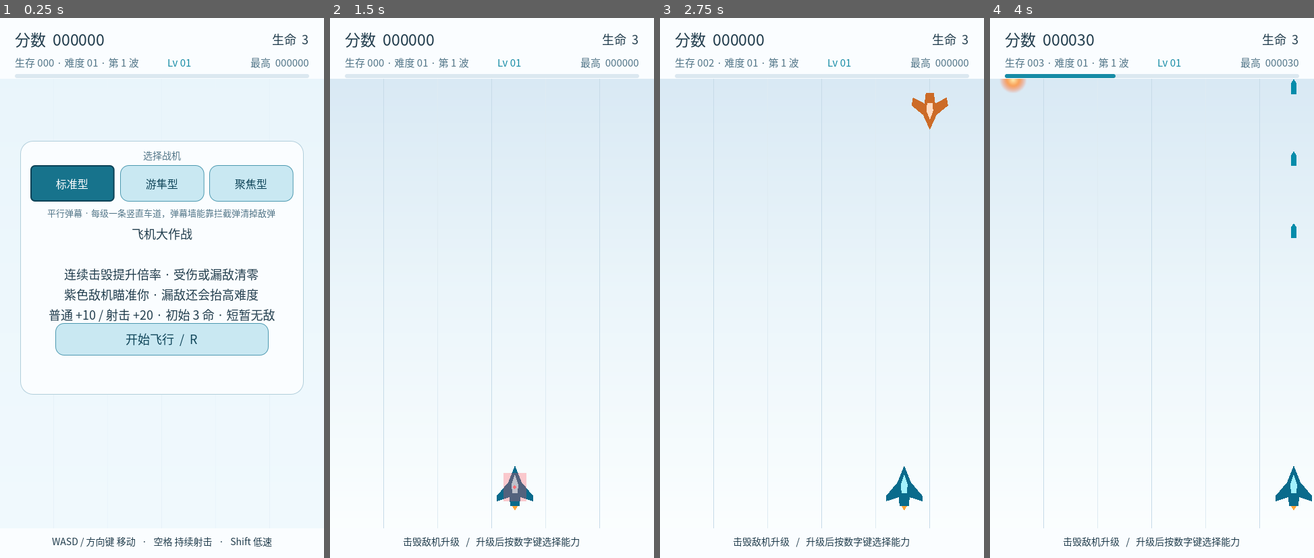
Above: before the commit, frames 1-4 (left to right).
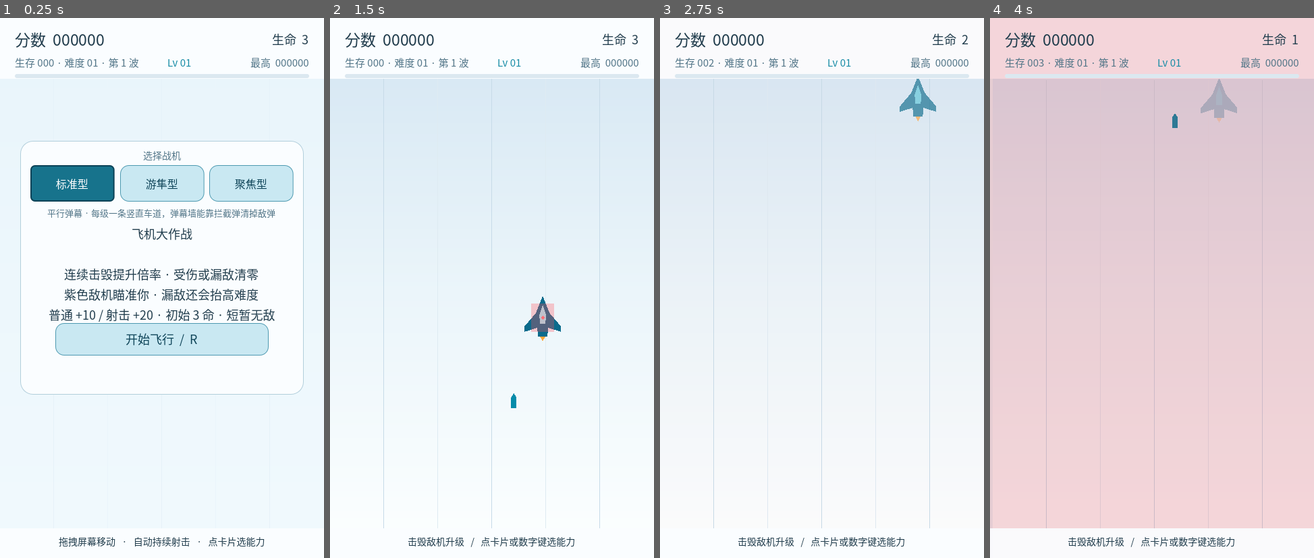
Above: after the commit, the same moments.

Repository: ixx-long/PlaneBattle
Game: Godot game, scene res://scenes/Main.tscn
Same seed, same stepped clock (60 frames per second), same inputs: the game is played once before the commit and once after it.
Inputs (mouse positions are in pixels of both pictures, inside the frame that each line leads up to):
- Up to frame 1 (0.25 s): no input
- Up to frame 2 (1.5 s): click "开始飞行 / R" at 0.5 s; tap Enter at 1.25 s; move the mouse to (563, 261) at 1.27 s; hold D (move_right) from 1.28 s (still down); hold Shift (focus) from 1.28 s (still down); click (563, 261) at 1.42 s
- Up to frame 3 (2.75 s): tap Space (shoot) at 1.55 s; release D (move_right) at 2 s; release Shift (focus) at 2 s; drag from (757, 315) to (928, 50) at 2.02 s
- Up to frame 4 (4 s): move the mouse to (1184, 169) at 2.77 s; hold D (move_right) 2.78-3.5 s; hold Space (shoot) 2.78-3.5 s; tap 1 (choice_1) at 2.85 s; click (1184, 169) at 2.92 s; drag from (1135, 396) to (1223, 72) at 3.52 s

The runs differ from the first frame. In frame 1, 0.7% of the frame differs, in the area x 16-84%, y 96-98%; in frame 2, 1.6%; in frame 3, 1.5%; in frame 4, 94%, in the area x 0-100%, y 0-98%.

Commit message:
可玩链接：Web 版导出 + GitHub Pages 发布，并补上触屏操作
GitHub Pages 这类静态托管完全能承载 Godot 的 Web 导出（产物就是 index.html/js/wasm/pck
四个文件），于是这一轮把它做成了可复现的两条命令。

新增：
- tools/fetch_export_templates.py：下载导出模板（Web 导出必需，1.19 GB），断点续传，
  并且**按官方发布 API 的大小与 SHA-256 校验**（1,281,349,702 字节 / f298490b…）；
  也支持用浏览器下载好的文件本地安装。1 GB 的二进制不校验等于不设防。
- tools/export_web.py：一键导出 + 自检四个产物 + 可选提交到 gh-pages 分支。
- export_presets.cfg 增加 Web preset，**明确关掉线程支持**：带线程的 Web 导出要求
  服务器发 COOP/COEP 响应头，GitHub Pages 发不了，页面会一直卡在加载。
- 触屏操作（Player）：手指按住时飞机跟到指尖上方 64 像素并自动持续射击，抬手即停。
  三条约束写进了注释：只认触摸事件（Godot 默认把触摸模拟成鼠标，反过来不会，
  所以桌面端用鼠标点界面不会误拖飞机）、跟手而不是瞬移（瞬移会让"引擎强化"这条
  能力在手机上失效，跟手速度 = max(移速, 距离 × 14)，稳态滞后 = 手指速度 ÷ 倍率）、
  抬手与跨局都要清状态。HUD 的操作提示按 DisplayServer.is_touchscreen_available() 切换，
  触屏设备上不会再叫玩家去按 WASD。

回归：smoke 新增 11 条触屏断言（471/471）。其中一条是被无头模式教出来的——
**无头窗口是 0×0，引擎的屏幕变换会退化成 8%**，注入的触点会被换算到一万像素以外、
飞机直接被夹到右下角；所以断言把"事件坐标换算"与"跟手逻辑"分开验，前者用引擎自己的
get_screen_transform() 反算期望值。另外跟手是指数逼近，指望它 12 帧到位是我第一版算错了。

顺手记两条：
- export_web.py 第一版不可重跑（分支已存在时 --orphan 报 128），已改成幂等；
  "改一版重新发布一次"是这个脚本最主要的用法。
- Web preset 在 4.7.2 里不认识 exclude_filter，写上去会被引擎报错并忽略，
  所以 tests/ 仍会进 pck（约 100 KB，不影响运行）；权衡后不改用白名单，
  少一个"加了资源忘了登记"的坑。

八个验证模式全绿；交付 ZIP 重新导入跑通；文档与 README 同步（新增第 8.6 节 Web 发布流程、
第 5.2 节触屏说明与四条排错记录）。

Diff:
--- a/outputs/PlaneBattle/scripts/HUD.gd
+++ b/outputs/PlaneBattle/scripts/HUD.gd
@@ -72,6 +72,8 @@
 
 var _damage_tween: Tween
 var _pulse_tween: Tween
+## 本机是否是触屏设备。只影响提示文案，不参与任何规则判定。
+var touch_device: bool = false
 
 func _ready() -> void:
 	start_button.pressed.connect(_on_start_pressed)
@@ -88,6 +90,10 @@
 		upgrade_cards[index].pressed.connect(_on_upgrade_card_pressed.bind(index))
 	hide_level_up()
 	hide_pause()
+	# 这一条决定所有操作提示的写法：触屏设备上既没有 WASD 也没有空格键，而提示是玩家
+	# 开局唯一能看到的操作说明。判定用引擎自己的能力查询、不猜平台——桌面浏览器接了
+	# 触摸屏也会走到这里，而那正是我们希望它显示触屏提示的情况。
+	touch_device = DisplayServer.is_touchscreen_available()
 
 func update_stats(points: int, remaining_lives: int, elapsed: float, level: int, wave: int) -> void:
 	score_label.text = "分数  %06d" % points
@@ -147,7 +153,10 @@
 	_set_message_visible(true)
 	# 五行的长度都量过：MessageLabel 是固定矩形，多一行就会顶破它（有断言盯着）。
 	message_label.text = "飞机大作战\n\n连续击毁提升倍率 · 受伤或漏敌清零\n紫色敌机瞄准你 · 漏敌还会抬高难度\n普通 +10 / 射击 +20 · 初始 3 命 · 短暂无敌"
-	hint_label.text = "WASD / 方向键 移动   ·   空格 持续射击   ·   Shift 低速"
+	hint_label.text = (
+		"拖拽屏幕移动   ·   自动持续射击   ·   点卡片选能力" if touch_device
+		else "WASD / 方向键 移动   ·   空格 持续射击   ·   Shift 低速"
+	)
 	start_button.show()
 	restart_button.hide()
 	change_ship_button.hide()
@@ -187,7 +196,10 @@
 	_set_ship_choice_visible(false)
 	# 不写具体数字：选项数会随“幸运补给”变化，写死迟早变成谎话
 	#（升级面板顶部那行是按实际张数动态生成的，这里只说“数字键”）。
-	hint_label.text = "击毁敌机升级   /   升级后按数字键选择能力"
+	hint_label.text = (
+		"击毁敌机升级   /   点卡片或数字键选能力" if touch_device
+		else "击毁敌机升级   /   升级后按数字键选择能力"
+	)
 
 func show_game_over(report: Dictionary) -> void:
 	_set_message_visible(true)
@@ -206,7 +218,10 @@
 		String(report["build_text"]),
 		closing,
 	]
-	hint_label.text = "按 R 或点击按钮重新开始，也可以换个战机再来"
+	hint_label.text = (
+		"点击按钮重新开始，也可以换个战机再来" if touch_device
+		else "按 R 或点击按钮重新开始，也可以换个战机再来"
+	)
 	start_button.hide()
 	restart_button.show()
 	# 结算页给出回到开始界面的入口。没有这条回路，玩家打完一局就再也见不到战机选择——
--- a/outputs/PlaneBattle/scripts/Player.gd
+++ b/outputs/PlaneBattle/scripts/Player.gd
@@ -11,6 +11,13 @@
 ## 按住“低速模式”时的移速倍率。这是弹幕游戏的公平感基础之一：
 ## 需要精确走位时能主动降速，而不是只能靠微操键盘。
 @export var focus_speed_scale: float = 0.5
+## 触屏：指尖上方留这么多像素当飞机位置。少了手指会把飞机和它正前方那条弹道盖住。
+@export var touch_lift: float = 64.0
+## 触屏跟手的速度倍率。跟手速度 = max(移速, 距离 × 这个值)，因此是一条**指数逼近**：
+##   · 手指离得远时跟得快（不会追不上），离得近时退回移速（"引擎强化"在手机上照样有意义）；
+##   · 代价是**稳态滞后 = 手指速度 ÷ 倍率**——手指匀速划 500 像素/秒时，飞机会落后
+##     500/14 ≈ 36 像素。这个数就是"跟手跟不跟得上"的全部秘密，调它就等于调手感。
+@export var touch_follow_scale: float = 14.0
 
 @onready var muzzle: Marker2D = $Muzzle
 @onready var visual: Node2D = $Visual
@@ -27,6 +34,18 @@
 var blink_tween: Tween
 ## 本帧是否按住低速键。仅用于显示与移动，不参与任何规则判定。
 var focusing: bool = false
+## 触屏状态：手指按住时飞机跟到指尖上方，并**自动持续射击**。
+##
+## 为什么要有触屏：本作原本只有键盘操作，而它要作为作品集链接发出去——面试官很可能
+## 直接用手机点开（招聘方是手游公司）。三条约束都是踩过的常识，写在这里免得被改坏：
+##   ① **只认 InputEventScreenTouch/Drag**。Godot 默认把触摸模拟成鼠标事件（反过来不会），
+##      所以只处理触摸事件，桌面端用鼠标点界面时绝不会误拖飞机。
+##   ② **跟手而不是瞬移**：直接赋坐标会让“引擎强化”这条能力在手机上彻底失效。
+##   ③ 抬手必须立刻停火并清状态——否则游戏结束后手指一松，状态会留在上一局。
+var touching: bool = false
+## 触屏的目标位置（游戏内坐标）。公开而不是下划线私有：回归测试要能读它，
+## 用来把“事件有没有换算对坐标”与“跟手逻辑本身对不对”分开验。
+var touch_target: Vector2 = Vector2.ZERO
 
 func _ready() -> void:
 	add_to_group("player")
@@ -66,6 +85,9 @@
 	invulnerable = false
 	active = true
 	visible = true
+	# 跨局边界：上一局残留的触屏状态不能带进新一局（会变成“没碰屏幕却在开火”）。
+	touching = false
+	touch_target = spawn_position
 	set_physics_process(true)
 	set_deferred("monitoring", true)
 	set_deferred("monitorable", true)
@@ -74,6 +96,7 @@
 	active = false
 	invulnerable = false
 	focusing = false
+	touching = false
 	hitbox_hint.visible = false
 	life_epoch += 1
 	_stop_blink()
@@ -91,12 +114,19 @@
 	# 而不是一个更小的“判定点”——后者会让人以为自己比实际更难被击中。
 	focusing = Input.is_action_pressed("focus")
 	hitbox_hint.visible = focusing
-	position += direction * speed * (focus_speed_scale if focusing else 1.0) * delta
+	if touching:
+		# 触屏优先于键盘方向：手指按着的时候，跟手就是玩家唯一的意图。
+		var gap: Vector2 = touch_target - position
+		var follow_speed: float = maxf(speed, gap.length() * touch_follow_scale)
+		position = position.move_toward(touch_target, follow_speed * delta)
+	else:
+		position += direction * speed * (focus_speed_scale if focusing else 1.0) * delta
 	var size: Vector2 = get_viewport_rect().size
 	position.x = clampf(position.x, screen_margin.x, size.x - screen_margin.x)
 	position.y = clampf(position.y, screen_margin.y + 82.0, size.y - screen_margin.y)
 	cooldown_left = maxf(0.0, cooldown_left - delta)
-	if Input.is_action_pressed("shoot") and cooldown_left <= 0.0:
+	# 触屏按住 = 一直开火：手机上再单开一个开火键只会占掉本来就小的屏幕。
+	if (Input.is_action_pressed("shoot") or touching) and cooldown_left <= 0.0:
 		cooldown_left = shoot_cooldown
 		shoot_requested.emit(muzzle.global_position)
 	# 补充重叠检查：以后扩展持续危险区时，无敌结束仍重叠也能处理。
@@ -107,6 +137,24 @@
 			_on_area_entered(area)
 			if invulnerable or not active:
 				break
+
+func _unhandled_input(event: InputEvent) -> void:
+	# 只处理**触摸**事件。Godot 默认把触摸模拟成鼠标事件（emulate_mouse_from_touch），
+	# 反过来不会，所以桌面端用鼠标点按钮不会误拖飞机——这是能“只认触摸”的前提。
+	if event is InputEventScreenTouch:
+		var touch: InputEventScreenTouch = event
+		touching = touch.pressed
+		if touch.pressed:
+			set_touch_target(touch.position)
+	elif event is InputEventScreenDrag:
+		set_touch_target((event as InputEventScreenDrag).position)
+
+func set_touch_target(pointer: Vector2) -> void:
+	# 参数是**屏幕坐标**（事件原样给的那个）：引擎已经按屏幕变换把它换算成游戏内坐标了。
+	# 指尖上方 touch_lift 像素：手指本身会盖住飞机和它正前方那条弹道。
+	# 这里不做边界裁剪——越界时由 _physics_process 里那条统一的 clampf 把飞机按在战斗区内，
+	# 于是“手指滑出屏幕边缘”表现为飞机贴边，而不是飞出去或抖一下。
+	touch_target = pointer - Vector2(0.0, touch_lift)
 
 func _on_area_entered(area: Area2D) -> void:
 	if not active or not is_instance_valid(area) or area.is_queued_for_deletion():
--- a/outputs/PlaneBattle/tests/SmokeTest.gd
+++ b/outputs/PlaneBattle/tests/SmokeTest.gd
@@ -394,6 +394,101 @@
 	await create_timer(0.21).timeout
 	Input.action_release("shoot")
 	check(get_nodes_in_group("player_bullet").size() >= 2, "hold shoot repeats after cooldown")
+	await clear_arena()
+
+	# --- 触屏操作（Web / 手机版的入口）---
+	# 本作原本只有键盘。它要作为作品集链接发出去，就得能在手机上玩——招聘方是手游公司，
+	# 面试官很可能直接用手机点开。这里验三条最容易做坏的性质：**跟手、按住自动开火、抬手就停**。
+	#
+	# 事件用 Input.parse_input_event 真注入，而不是直接调内部函数：要验的正是"触摸事件真的
+	# 会走到 Player 的 _unhandled_input"这一条链路。**但坐标不能想当然**：引擎会先把窗口
+	# 坐标按屏幕变换换算成游戏内坐标（480×800 的 canvas_items 拉伸），而无头模式里窗口是
+	# **0×0**、这个变换会退化成 8%——实测一次触摸会被换算到一万像素以外，飞机直接被夹到
+	# 右下角。所以期望值一律用引擎自己的 `get_screen_transform()` 反算，
+	# 与坐标换算无关的移动逻辑则单独用游戏内坐标验。
+	game.set_ship("parallel")
+	game.player.position = Vector2(240.0, 650.0)
+	var pointer := Vector2(120.0, 420.0)
+	var lift: float = game.player.touch_lift
+	var logical: Vector2 = game.get_viewport().get_screen_transform().affine_inverse() * pointer
+	var press := InputEventScreenTouch.new()
+	press.position = pointer
+	press.pressed = true
+	Input.parse_input_event(press)
+	await settle(4)
+	check(game.player.touching, "按下屏幕后进入触屏操作状态")
+	check(
+		game.player.touch_target.distance_to(logical - Vector2(0.0, lift)) < 1.0,
+		"触点按引擎的屏幕变换换算成游戏内坐标，再抬高 touch_lift（手指不盖住飞机与弹道）"
+	)
+	var bullets_before: int = get_nodes_in_group("player_bullet").size()
+	await create_timer(0.25).timeout
+	check(
+		get_nodes_in_group("player_bullet").size() > bullets_before,
+		"按住屏幕会自动持续射击（手机上不用再单开一个开火键占屏幕）"
+	)
+	# 移动逻辑单独验：给一个战斗区内的目标，看飞机是否跟过去（这条与坐标换算无关）。
+	# 等 0.4 秒而不是几帧：跟手是**指数逼近**（跟手速度 = 距离 × touch_follow_scale），
+	# 距离按 exp(-倍率 × 时间) 衰减——0.1 秒只走完六成，指望它立刻到位是我第一版算错了。
+	game.player.position = Vector2(240.0, 650.0)
+	game.player.set_touch_target(Vector2(120.0, 420.0 + lift))
+	await create_timer(0.4).timeout
+	check(
+		game.player.position.distance_to(Vector2(120.0, 420.0)) < 8.0,
+		"飞机会跟到触点指的位置（是跟手，不是原地不动）"
+	)
+	# 越界：手指滑出屏幕，飞机应该贴边而不是跟着飞出去。
+	game.player.set_touch_target(Vector2(-500.0, 420.0 + lift))
+	await settle(12)
+	var bounds: Vector2 = game.get_viewport_rect().size
+	check(
+		game.player.position.x >= game.player.screen_margin.x
+			and game.player.position.x <= bounds.x - game.player.screen_margin.x,
+		"手指滑出屏幕后飞机被按在战斗区内（越界的手指不会把它带出去）"
+	)
+	# 拖拽事件也要认：换一个触点，目标必须跟着更新。
+	var drag := InputEventScreenDrag.new()
+	drag.position = Vector2(360.0, 300.0)
+	Input.parse_input_event(drag)
+	await settle(2)
+	var dragged: Vector2 = game.get_viewport().get_screen_transform().affine_inverse() * drag.position
+	check(
+		game.player.touch_target.distance_to(dragged - Vector2(0.0, lift)) < 1.0,
+		"拖动时目标跟着手指更新（拖拽事件也认）"
+	)
+	var release := InputEventScreenTouch.new()
+	release.position = drag.position
+	release.pressed = false
+	Input.parse_input_event(release)
+	await settle(4)
+	check(not game.player.touching, "抬手后退出触屏操作状态")
+	await clear_arena()
+	var quiet_before: int = get_nodes_in_group("player_bullet").size()
+	await create_timer(0.3).timeout
+	check(
+		get_nodes_in_group("player_bullet").size() == quiet_before,
+		"抬手之后不再自动开火（否则手机上会一直响个没完）"
+	)
+	check(not game.player.hitbox_hint.visible, "触屏不会顺带打开键盘那套低速判定提示")
+	# 提示文案必须与实际输入方式一致：让触屏玩家去找 WASD 是典型的"说明书说谎"。
+	# 直接改显示状态来验，而不是读当前那句提示——此刻屏幕上挂的是哪一句取决于
+	# 前面跑过哪些用例（升级面板、结算面板都会改写它），那样的断言会随测试顺序漂移。
+	var real_touch_device: bool = game.hud.touch_device
+	game.hud.touch_device = true
+	game.hud.show_start(game.SHIPS, game.selected_ship_index())
+	var touch_hint: String = game.hud.hint_label.text
+	game.hud.touch_device = false
+	game.hud.show_start(game.SHIPS, game.selected_ship_index())
+	var keyboard_hint: String = game.hud.hint_label.text
+	game.hud.touch_device = real_touch_device
+	check(
+		not touch_hint.contains("WASD") and keyboard_hint.contains("WASD"),
+		"操作提示跟着输入方式走：触屏设备上不会叫玩家去按 WASD"
+	)
+	check(
+		game.hud.touch_device == DisplayServer.is_touchscreen_available(),
+		"HUD 的触屏判定直接取引擎的能力查询，不自己猜平台"
+	)
 	await clear_arena()
 
 	# --- 游隼型的追踪导弹 ---
Not shown, changed: outputs/PlaneBattle/export_presets.cfg
Not shown, changed: .gitignore
Not shown, changed: README.md
Not shown, changed: tools/build_deliverables.py
Not shown, changed: tools/document_sections.py
Not shown, added: tools/export_web.py
Not shown, added: tools/fetch_export_templates.py
